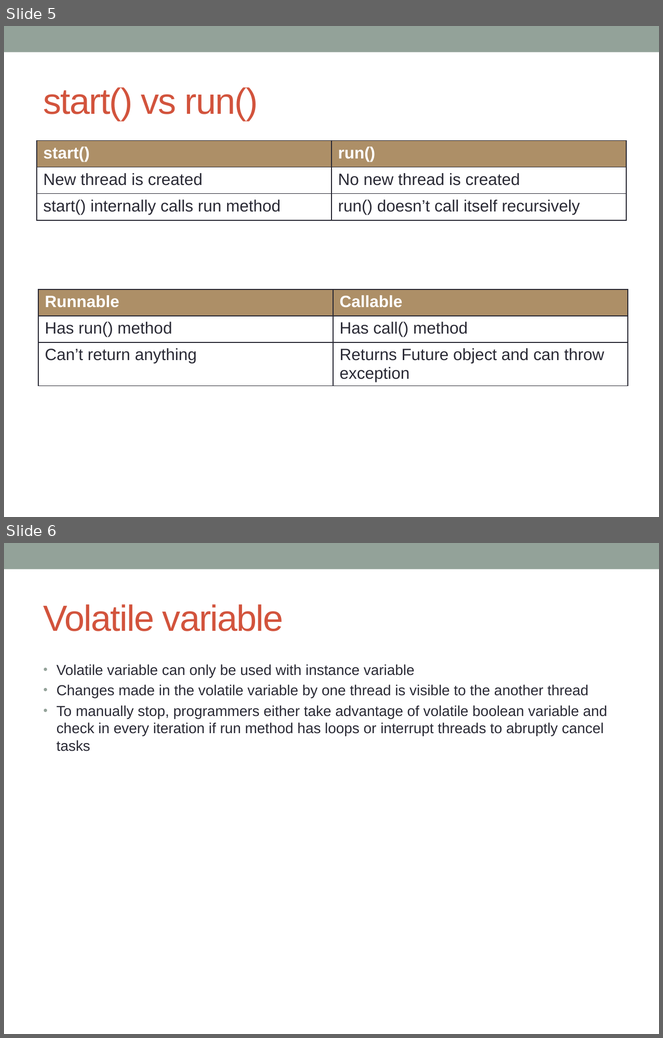
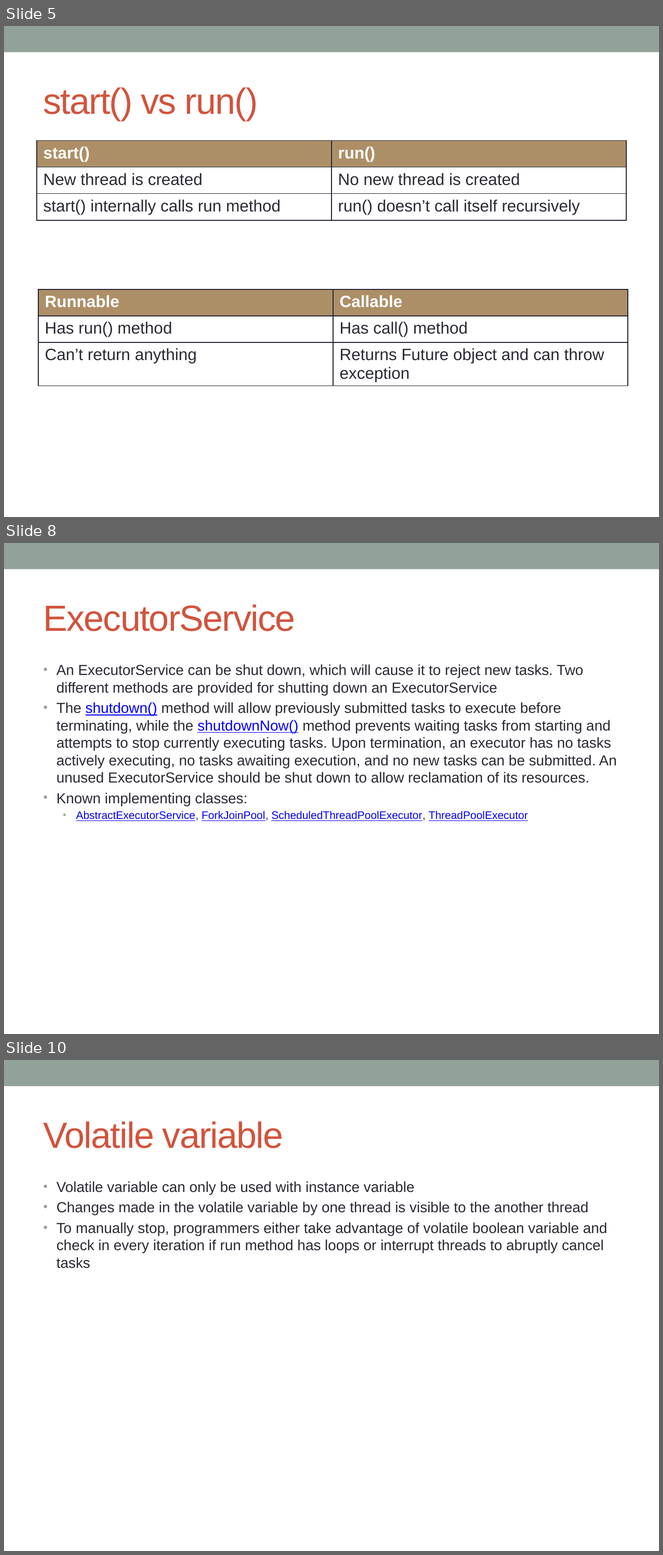
Before and after one commit to notionquest/ProjectDocumentation, a slide deck: MultiThreading.pptx. Shown one above the other, each under a label of ours: slides 5 and 6 before the commit, slides 5, 8 and 10 after it; the slides between them are not shown. The pictures are 663x1038 and 663x1555 pixels, drawn with LibreOffice and Linux fonts; fonts in the diff are those of the drawing. Boxes give left, top, right and bottom in pixels: in the first picture for what was removed or moved away, otherwise in the second. Text is boxed around its words. In the diff, an @@ line names an element or a change of style, - is before the commit and + after.

Commit message:
Multi thread updated

```diff
--- a/MultiThreading.pptx
+++ b/MultiThreading.pptx
@@ slide 8 added at <box>4,543,659,1034</box>, background #FFFFFF; not listed: 1 template element that a slide beside it also shows @@
@@ title added at <box>44,604,296,631</box>, 40 pt, text #D2533C @@
+ExecutorService
@@ text added at <box>57,664,617,821</box>, 16 pt, text #292934 @@
+• An ExecutorService can be shut down, which will cause it to reject new tasks. Two different methods are provided for shutting down an ExecutorService
+• The shutdown() method will allow previously submitted tasks to execute before terminating, while the shutdownNow() method prevents waiting tasks from starting and attempts to stop currently executing tasks. Upon termination, an executor has no tasks actively executing, no tasks awaiting execution, and no new tasks can be submitted. An unused ExecutorService should be shut down to allow reclamation of its resources.
+• Known implementing classes:
+  • AbstractExecutorService, ForkJoinPool, ScheduledThreadPoolExecutor, ThreadPoolExecutor
@@ what was slide 6 is now slide 10 @@
```
Also in this commit, not shown: 3 slides changed, 10 other slides added.
